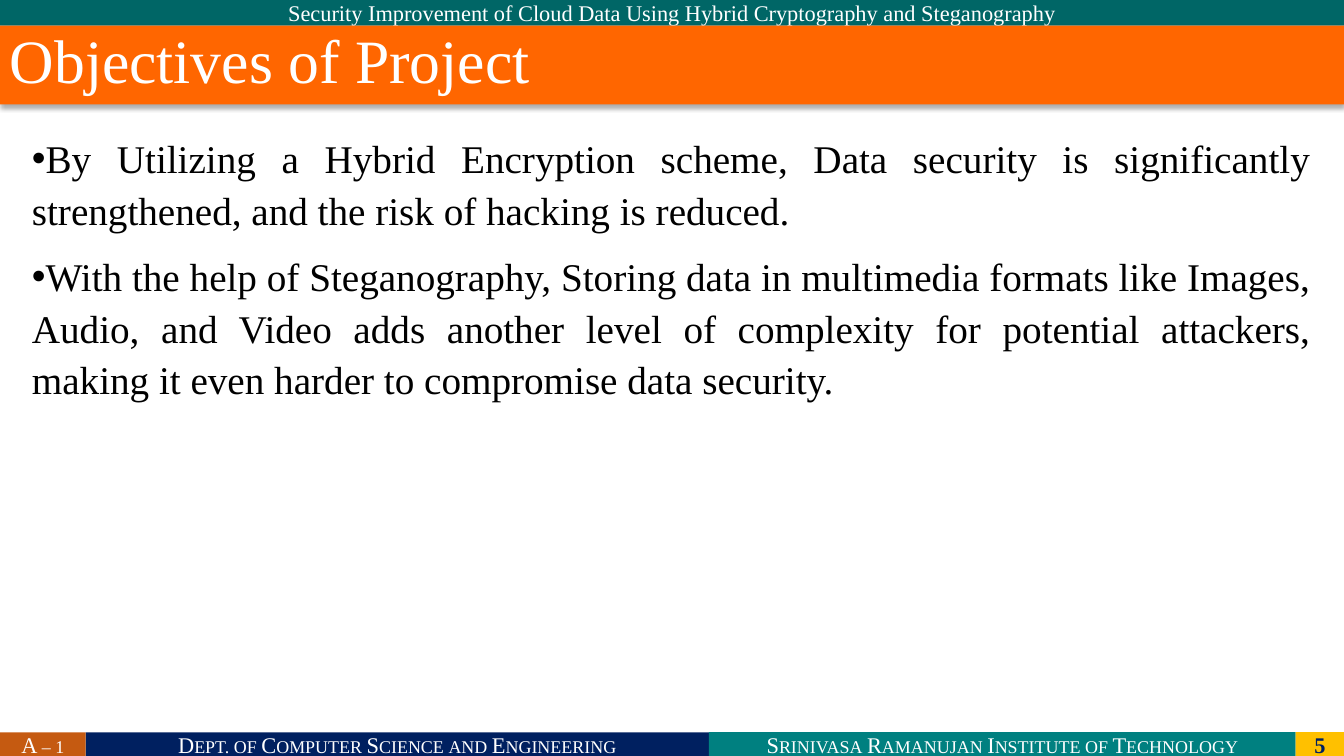
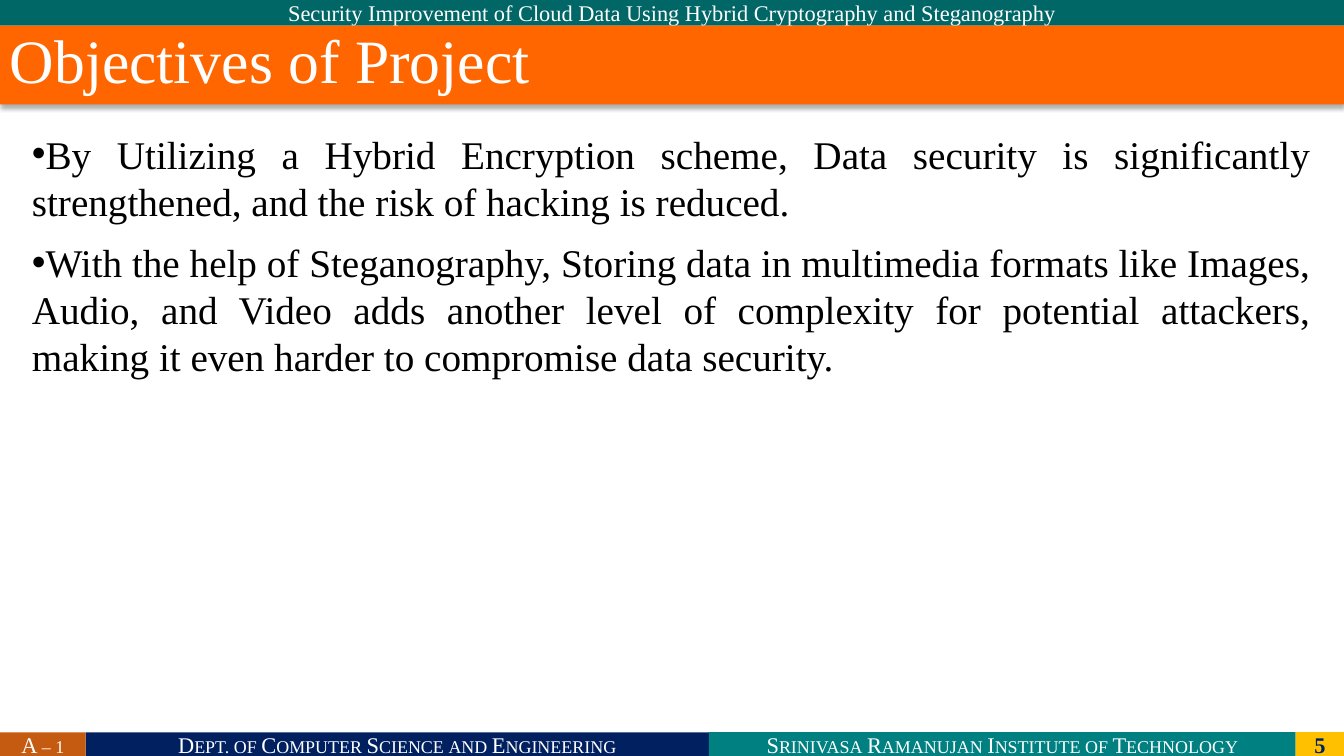
Before and after one commit to SRIT-CSE/SAFE-SHARING-ACESS-CONTROL-FOR-CLOUD-STORED-DATA, a slide deck: slide 5 of bhavana-522/Batch-A1-2024(2).pptx. Drawn at 1344x756 pixels with LibreOffice and Linux fonts; fonts in the diff are those of the drawing; background and template pictures are left out. Boxes give left, top, right and bottom in pixels: in the first picture for what was removed or moved away, otherwise in the second. Text is boxed around its words. In the diff, an @@ line names an element or a change of style, - is before the commit and + after.

```diff
--- a/bhavana-522/Batch-A1-2024(2).pptx
+++ b/bhavana-522/Batch-A1-2024(2).pptx
@@ text "By Utilizing a Hybrid Encryption ..." at (x1=32, y1=141, x2=1310, y2=378): line spacing 37pt to 1 @@
```
Also in this commit, not shown: 4 other slides changed.
